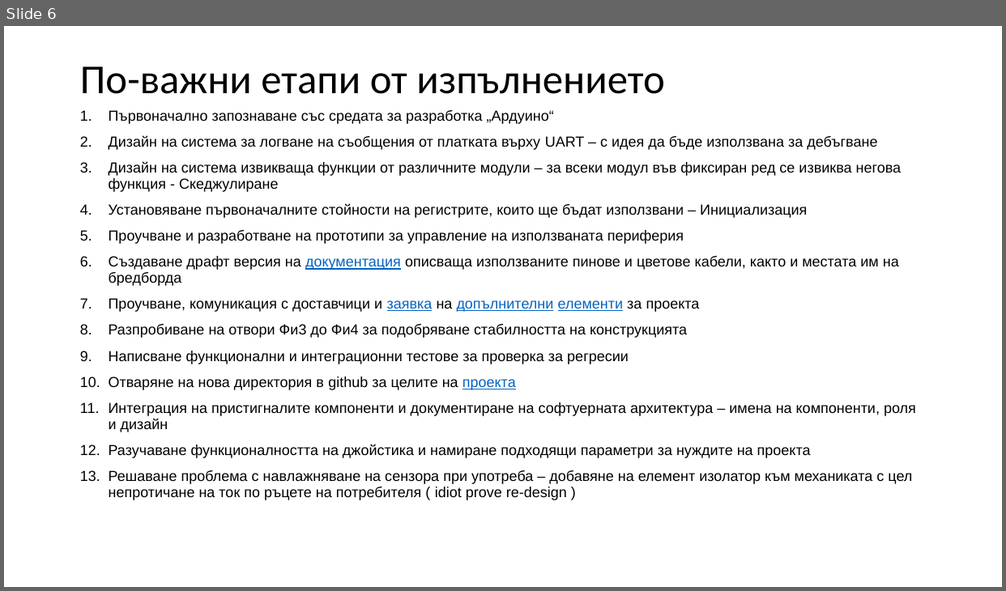
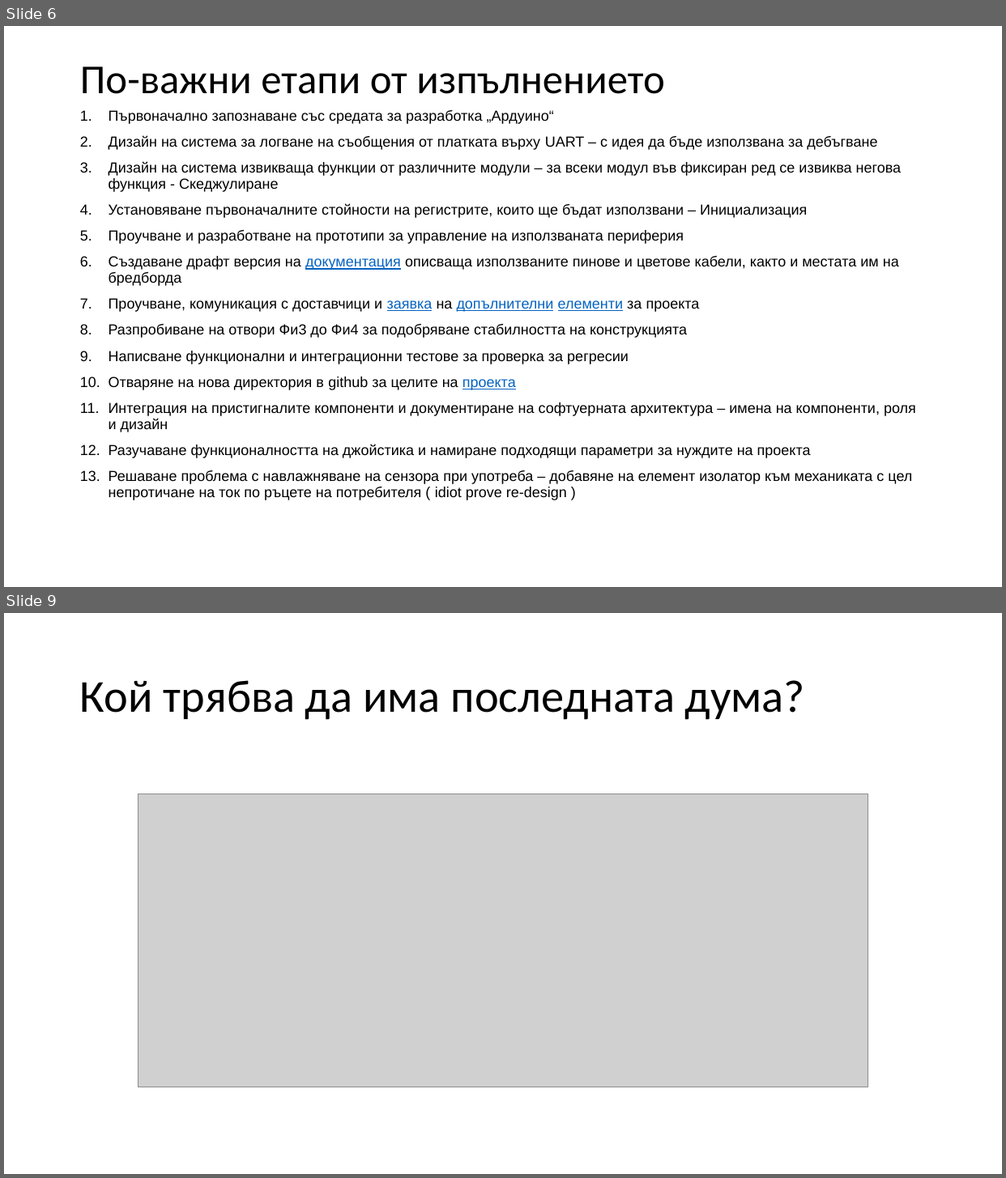
Before and after one commit to PavelKanazirev/arduino, a slide deck: docs/Presentation/ProjectKosmatko.pptx. Shown one above the other, each under a label of ours: slide 6 before the commit, slides 6 and 9 after it; the slides between them are not shown. The pictures are 1006x591 and 1006x1178 pixels, drawn with LibreOffice and Linux fonts; fonts in the diff are those of the drawing; grey boxes stand for pictures. Boxes give left, top, right and bottom in pixels: in the first picture for what was removed or moved away, otherwise in the second. Text is boxed around its words. In the diff, an @@ line names an element or a change of style, - is before the commit and + after.

```diff
--- a/docs/Presentation/ProjectKosmatko.pptx
+++ b/docs/Presentation/ProjectKosmatko.pptx
@@ slide 9 added at <box>4,613,1002,1174</box>, background #FFFFFF @@
@@ title added at <box>80,680,805,720</box>, 44 pt, text #000000 @@
+Кой трябва да има последната дума?
@@ picture added at <box>138,794,868,1088</box> @@
```
Also in this commit, not shown: 3 slides changed.
